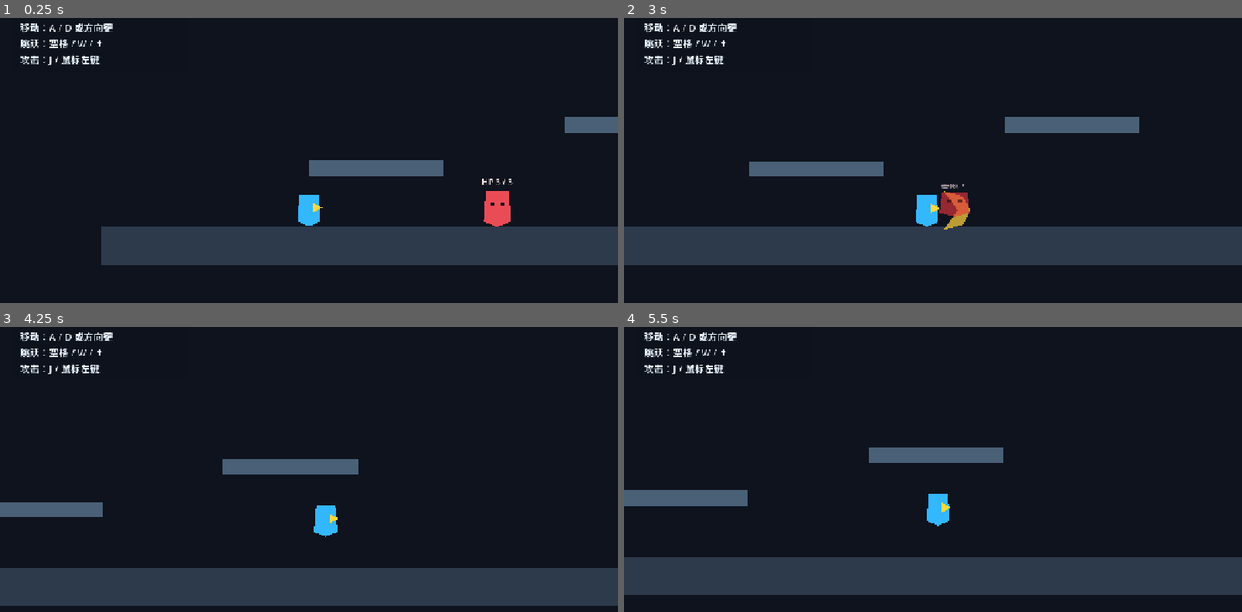
Above: before the commit, frames 1-4 (two rows, left to right).
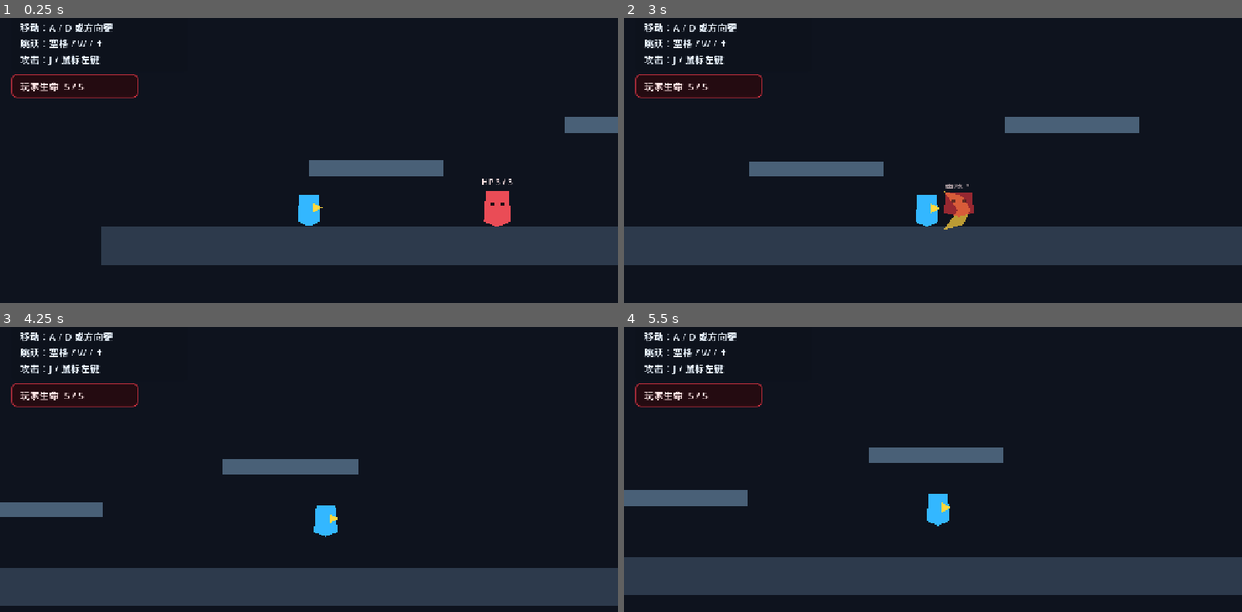
Above: after the commit, the same moments.

Repository: gaoyiyankami/holidaygame
Game: Godot game, scene res://scenes/main/main.tscn
Two runs of this game, one before a commit and one after it. Both use one fixed random seed, a clock stepped at 60 frames per second and the inputs below.
Inputs:
- Up to frame 1 (0.25 s): no input
- Up to frame 2 (3 s): tap Enter at 0.5 s; hold D (move_right) 0.53-2.03 s; tap J (attack) at 0.6, 1.55, 2.1, 2.85 s; tap Space (jump) at 0.77, 0.8, 1.07, 1.35, 1.52, 1.82, 2.3 s; hold A (move_left) 2.03-2.78 s; hold D (move_right) from 2.78 s (still down)
- Up to frame 3 (4.25 s): keep holding D (move_right); tap Space (jump) at 3.02, 3.32, 3.6, 3.77, 4.07 s
- Up to frame 4 (5.5 s): release D (move_right) at 4.28 s; hold A (move_left) 4.28-5.03 s; tap J (attack) at 4.35, 5.1 s; tap Space (jump) at 4.52, 4.82, 5.3 s; hold D (move_right) from 5.03 s (still down)

The runs differ from the first frame. In frame 1, 0.4% of the frame differs, in the area x 1-23%, y 19-29%; in frame 2, 0.6%, in the area x 1-57%, y 19-70%; in frame 3, 0.4%; in frame 4, 0.4%.

Commit message:
Add enemy combat and player health

Diff:
--- a/scenes/enemies/training_dummy.tscn
+++ b/scenes/enemies/training_dummy.tscn
@@ -1,9 +1,12 @@
-[gd_scene load_steps=3 format=3]
+[gd_scene load_steps=4 format=3]
 
 [ext_resource type="Script" path="res://scripts/enemies/training_dummy.gd" id="1_enemy"]
 
 [sub_resource type="RectangleShape2D" id="RectangleShape_enemy"]
 size = Vector2(48, 72)
+
+[sub_resource type="RectangleShape2D" id="RectangleShape_enemy_attack"]
+size = Vector2(70, 58)
 
 [node name="TrainingDummy" type="CharacterBody2D"]
 collision_layer = 4
@@ -13,17 +16,32 @@
 [node name="CollisionShape2D" type="CollisionShape2D" parent="."]
 shape = SubResource("RectangleShape_enemy")
 
-[node name="BodyVisual" type="Polygon2D" parent="."]
+[node name="Visual" type="Node2D" parent="."]
+
+[node name="BodyVisual" type="Polygon2D" parent="Visual"]
 polygon = PackedVector2Array(-24, -36, 24, -36, 28, 26, 0, 38, -28, 26)
 color = Color(0.92, 0.3, 0.34, 1)
 
-[node name="EyeLeft" type="Polygon2D" parent="."]
+[node name="EyeLeft" type="Polygon2D" parent="Visual"]
 polygon = PackedVector2Array(-14, -14, -6, -14, -6, -6, -14, -6)
 color = Color(0.12, 0.06, 0.08, 1)
 
-[node name="EyeRight" type="Polygon2D" parent="."]
+[node name="EyeRight" type="Polygon2D" parent="Visual"]
 polygon = PackedVector2Array(6, -14, 14, -14, 14, -6, 6, -6)
 color = Color(0.12, 0.06, 0.08, 1)
+
+[node name="AttackArea" type="Area2D" parent="Visual"]
+position = Vector2(44, 0)
+collision_layer = 0
+collision_mask = 2
+
+[node name="CollisionShape2D" type="CollisionShape2D" parent="Visual/AttackArea"]
+shape = SubResource("RectangleShape_enemy_attack")
+
+[node name="AttackVisual" type="Polygon2D" parent="Visual/AttackArea"]
+visible = false
+polygon = PackedVector2Array(-16, -30, 22, -24, 36, 0, 22, 24, -16, 30, 8, 0)
+color = Color(1, 0.28, 0.16, 0.75)
 
 [node name="HealthLabel" type="Label" parent="."]
 offset_left = -42.0
--- a/scenes/main/main.tscn
+++ b/scenes/main/main.tscn
@@ -1,7 +1,8 @@
-[gd_scene load_steps=6 format=3]
+[gd_scene load_steps=8 format=3]
 
 [ext_resource type="PackedScene" path="res://scenes/player/player.tscn" id="1_player"]
 [ext_resource type="PackedScene" path="res://scenes/enemies/training_dummy.tscn" id="2_enemy"]
+[ext_resource type="Script" path="res://scripts/main/main.gd" id="3_main"]
 
 [sub_resource type="RectangleShape2D" id="RectangleShape_ground"]
 size = Vector2(1800, 80)
@@ -20,7 +21,24 @@
 content_margin_right = 18.0
 content_margin_bottom = 12.0
 
+[sub_resource type="StyleBoxFlat" id="StyleBox_health"]
+bg_color = Color(0.15, 0.04, 0.06, 0.9)
+border_width_left = 2
+border_width_top = 2
+border_width_right = 2
+border_width_bottom = 2
+border_color = Color(0.85, 0.2, 0.26, 1)
+corner_radius_top_left = 10
+corner_radius_top_right = 10
+corner_radius_bottom_right = 10
+corner_radius_bottom_left = 10
+content_margin_left = 18.0
+content_margin_top = 10.0
+content_margin_right = 18.0
+content_margin_bottom = 10.0
+
 [node name="Main" type="Node2D"]
+script = ExtResource("3_main")
 
 [node name="BackgroundLayer" type="CanvasLayer" parent="."]
 layer = -10
@@ -83,3 +101,26 @@
 text = "移动：A / D 或方向键\n跳跃：空格 / W / ↑\n攻击：J / 鼠标左键"
 theme_override_colors/font_color = Color(0.92, 0.96, 1, 1)
 theme_override_font_sizes/font_size = 20
+
+[node name="HealthPanel" type="PanelContainer" parent="UI"]
+offset_left = 24.0
+offset_top = 148.0
+offset_right = 286.0
+offset_bottom = 198.0
+theme_override_styles/panel = SubResource("StyleBox_health")
+
+[node name="HealthLabel" type="Label" parent="UI/HealthPanel"]
+text = "玩家生命  5 / 5"
+theme_override_colors/font_color = Color(1, 0.9, 0.9, 1)
+theme_override_font_sizes/font_size = 20
+
+[node name="StatusLabel" type="Label" parent="UI"]
+visible = false
+offset_left = 365.0
+offset_top = 260.0
+offset_right = 915.0
+offset_bottom = 330.0
+text = "挑战失败，即将重新开始……"
+horizontal_alignment = 1
+theme_override_colors/font_color = Color(1, 0.82, 0.38, 1)
+theme_override_font_sizes/font_size = 30
--- a/scenes/player/player.tscn
+++ b/scenes/player/player.tscn
@@ -10,6 +10,7 @@
 size = Vector2(76, 62)
 
 [node name="Player" type="CharacterBody2D"]
+groups = ["player"]
 collision_layer = 2
 collision_mask = 1
 script = ExtResource("1_player")
--- a/scripts/enemies/training_dummy.gd
+++ b/scripts/enemies/training_dummy.gd
@@ -3,19 +3,37 @@
 
 @export var max_health: int = 3
 @export var knockback_speed: float = 340.0
+@export_category("Movement")
+@export var move_speed: float = 105.0
+@export var chase_range: float = 520.0
+@export var attack_range: float = 76.0
+@export_category("Attack")
+@export var attack_damage: int = 1
+@export var attack_windup: float = 0.28
+@export var attack_duration: float = 0.16
+@export var attack_cooldown: float = 1.0
 
 var _health: int
 var _gravity: float = 1600.0
 var _is_dead: bool = false
+var _target: Player
+var _attack_windup_timer: float = 0.0
+var _attack_timer: float = 0.0
+var _attack_cooldown_timer: float = 0.0
+var _attack_has_hit: bool = false
 var _flash_tween: Tween
 
-@onready var _body_visual: Polygon2D = $BodyVisual
+@onready var _visual: Node2D = $Visual
+@onready var _body_visual: Polygon2D = $Visual/BodyVisual
+@onready var _attack_area: Area2D = $Visual/AttackArea
+@onready var _attack_visual: Polygon2D = $Visual/AttackArea/AttackVisual
 @onready var _health_label: Label = $HealthLabel
 
 
 func _ready() -> void:
 	_health = max_health
 	_gravity = float(ProjectSettings.get_setting("physics/2d/default_gravity", 1600.0))
+	_target = get_tree().get_first_node_in_group("player") as Player
 	_update_health_label()
 
 
@@ -23,8 +41,70 @@
 	if not is_on_floor():
 		velocity.y += _gravity * delta
 
-	velocity.x = move_toward(velocity.x, 0.0, 900.0 * delta)
+	_attack_cooldown_timer = maxf(_attack_cooldown_timer - delta, 0.0)
+	if not _is_dead:
+		_update_ai(delta)
 	move_and_slide()
+
+
+func _update_ai(delta: float) -> void:
+	if not is_instance_valid(_target):
+		_target = get_tree().get_first_node_in_group("player") as Player
+		velocity.x = move_toward(velocity.x, 0.0, 900.0 * delta)
+		return
+
+	if _attack_windup_timer > 0.0:
+		velocity.x = move_toward(velocity.x, 0.0, 1200.0 * delta)
+		_attack_windup_timer = maxf(_attack_windup_timer - delta, 0.0)
+		if _attack_windup_timer <= 0.0:
+			_begin_attack_hitbox()
+		return
+
+	if _attack_timer > 0.0:
+		velocity.x = move_toward(velocity.x, 0.0, 1200.0 * delta)
+		_attack_timer = maxf(_attack_timer - delta, 0.0)
+		_try_damage_player()
+		if _attack_timer <= 0.0:
+			_attack_visual.visible = false
+		return
+
+	var distance_to_player := global_position.distance_to(_target.global_position)
+	var horizontal_distance := absf(global_position.x - _target.global_position.x)
+	var direction := signf(_target.global_position.x - global_position.x)
+	if not is_zero_approx(direction):
+		_visual.scale.x = direction
+
+	if horizontal_distance <= attack_range and absf(global_position.y - _target.global_position.y) < 80.0:
+		if _attack_cooldown_timer <= 0.0:
+			_start_attack()
+	elif distance_to_player <= chase_range:
+		velocity.x = direction * move_speed
+	else:
+		velocity.x = move_toward(velocity.x, 0.0, 900.0 * delta)
+
+
+func _start_attack() -> void:
+	_attack_windup_timer = attack_windup
+	_attack_cooldown_timer = attack_cooldown
+	_body_visual.modulate = Color(1.0, 0.75, 0.3, 1.0)
+
+
+func _begin_attack_hitbox() -> void:
+	_attack_timer = attack_duration
+	_attack_has_hit = false
+	_attack_visual.visible = true
+	_body_visual.modulate = Color.WHITE
+	_try_damage_player()
+
+
+func _try_damage_player() -> void:
+	if _attack_has_hit:
+		return
+	for body in _attack_area.get_overlapping_bodies():
+		if body.has_method("take_damage"):
+			_attack_has_hit = true
+			body.take_damage(attack_damage, global_position)
+			return
 
 
 func take_damage(amount: int, source_position: Vector2) -> void:
@@ -32,6 +112,9 @@
 		return
 
 	_health = maxi(_health - amount, 0)
+	_attack_windup_timer = 0.0
+	_attack_timer = 0.0
+	_attack_visual.visible = false
 	var knockback_direction := signf(global_position.x - source_position.x)
 	if is_zero_approx(knockback_direction):
 		knockback_direction = 1.0
@@ -59,6 +142,7 @@
 
 func _die() -> void:
 	_is_dead = true
+	_attack_visual.visible = false
 	collision_layer = 0
 	collision_mask = 0
 	_health_label.text = "击败！"
--- /dev/null
+++ b/scripts/main/main.gd
@@ -0,0 +1,22 @@
+extends Node2D
+
+@onready var _player: Player = $Player
+@onready var _health_label: Label = $UI/HealthPanel/HealthLabel
+@onready var _status_label: Label = $UI/StatusLabel
+
+
+func _ready() -> void:
+	_player.health_changed.connect(_on_player_health_changed)
+	_player.died.connect(_on_player_died)
+	_on_player_health_changed(_player.get_health(), _player.max_health)
+
+
+func _on_player_health_changed(current_health: int, max_health: int) -> void:
+	_health_label.text = "玩家生命  %d / %d" % [current_health, max_health]
+
+
+func _on_player_died() -> void:
+	_status_label.text = "挑战失败，即将重新开始……"
+	_status_label.visible = true
+	await get_tree().create_timer(1.2).timeout
+	get_tree().reload_current_scene()
--- a/scripts/player/player.gd
+++ b/scripts/player/player.gd
@@ -1,5 +1,8 @@
 class_name Player
 extends CharacterBody2D
+
+signal health_changed(current_health: int, max_health: int)
+signal died
 
 @export_category("Movement")
 @export var move_speed: float = 320.0
@@ -18,32 +21,52 @@
 @export var attack_duration: float = 0.16
 @export var attack_cooldown: float = 0.32
 
+@export_category("Health")
+@export var max_health: int = 5
+@export var invincibility_duration: float = 0.75
+@export var hurt_lock_duration: float = 0.18
+@export var knockback_speed: float = 460.0
+
 var _gravity: float = 1600.0
+var _health: int
 var _coyote_timer: float = 0.0
 var _jump_buffer_timer: float = 0.0
 var _attack_timer: float = 0.0
 var _attack_cooldown_timer: float = 0.0
+var _invincibility_timer: float = 0.0
+var _hurt_lock_timer: float = 0.0
+var _is_dead: bool = false
 var _hit_targets: Dictionary = {}
+var _hurt_tween: Tween
 
 @onready var _visual: Node2D = $Visual
+@onready var _body_visual: Polygon2D = $Visual/Body
 @onready var _attack_area: Area2D = $Visual/AttackArea
 @onready var _slash_visual: Polygon2D = $Visual/AttackArea/SlashVisual
 
 
 func _ready() -> void:
 	_gravity = float(ProjectSettings.get_setting("physics/2d/default_gravity", 1600.0))
+	_health = max_health
+	health_changed.emit(_health, max_health)
 
 
 func _physics_process(delta: float) -> void:
 	_update_timers(delta)
 	_apply_gravity(delta)
-	_handle_horizontal_movement(delta)
-	_handle_jump()
-	_handle_attack(delta)
+	if not _is_dead and _hurt_lock_timer <= 0.0:
+		_handle_horizontal_movement(delta)
+		_handle_jump()
+		_handle_attack(delta)
+	elif _is_dead:
+		velocity.x = move_toward(velocity.x, 0.0, friction * delta)
 	move_and_slide()
 
 
 func _update_timers(delta: float) -> void:
+	_invincibility_timer = maxf(_invincibility_timer - delta, 0.0)
+	_hurt_lock_timer = maxf(_hurt_lock_timer - delta, 0.0)
+
 	if is_on_floor():
 		_coyote_timer = coyote_time
 	else:
@@ -113,3 +136,51 @@
 		if body.has_method("take_damage"):
 			_hit_targets[target_id] = true
 			body.take_damage(attack_damage, global_position)
+
+
+func take_damage(amount: int, source_position: Vector2) -> void:
+	if _is_dead or _invincibility_timer > 0.0:
+		return
+
+	_health = maxi(_health - amount, 0)
+	_invincibility_timer = invincibility_duration
+	_hurt_lock_timer = hurt_lock_duration
+	_attack_timer = 0.0
+	_slash_visual.visible = false
+
+	var knockback_direction := signf(global_position.x - source_position.x)
+	if is_zero_approx(knockback_direction):
+		knockback_direction = 1.0
+	velocity = Vector2(knockback_direction * knockback_speed, -230.0)
+	_flash_on_hit()
+	health_changed.emit(_health, max_health)
+
+	if _health <= 0:
+		_die()
+
+
+func get_health() -> int:
+	return _health
+
+
+func _flash_on_hit() -> void:
+	if _hurt_tween and _hurt_tween.is_valid():
+		_hurt_tween.kill()
+	_body_visual.modulate = Color(1.0, 0.3, 0.3, 1.0)
+	_hurt_tween = create_tween()
+	_hurt_tween.set_loops(3)
+	_hurt_tween.tween_property(_body_visual, "modulate:a", 0.25, 0.08)
+	_hurt_tween.tween_property(_body_visual, "modulate:a", 1.0, 0.08)
+	_hurt_tween.finished.connect(func() -> void: _body_visual.modulate = Color.WHITE)
+
+
+func _die() -> void:
+	_is_dead = true
+	collision_layer = 0
+	collision_mask = 1
+	var death_tween := create_tween()
+	death_tween.set_parallel(true)
+	death_tween.tween_property(self, "modulate:a", 0.0, 0.55)
+	death_tween.tween_property(self, "rotation", deg_to_rad(90.0), 0.55)
+	death_tween.set_parallel(false)
+	death_tween.tween_callback(died.emit)
Not shown, added: scripts/main/main.gd.uid
Not shown, changed: README.md
